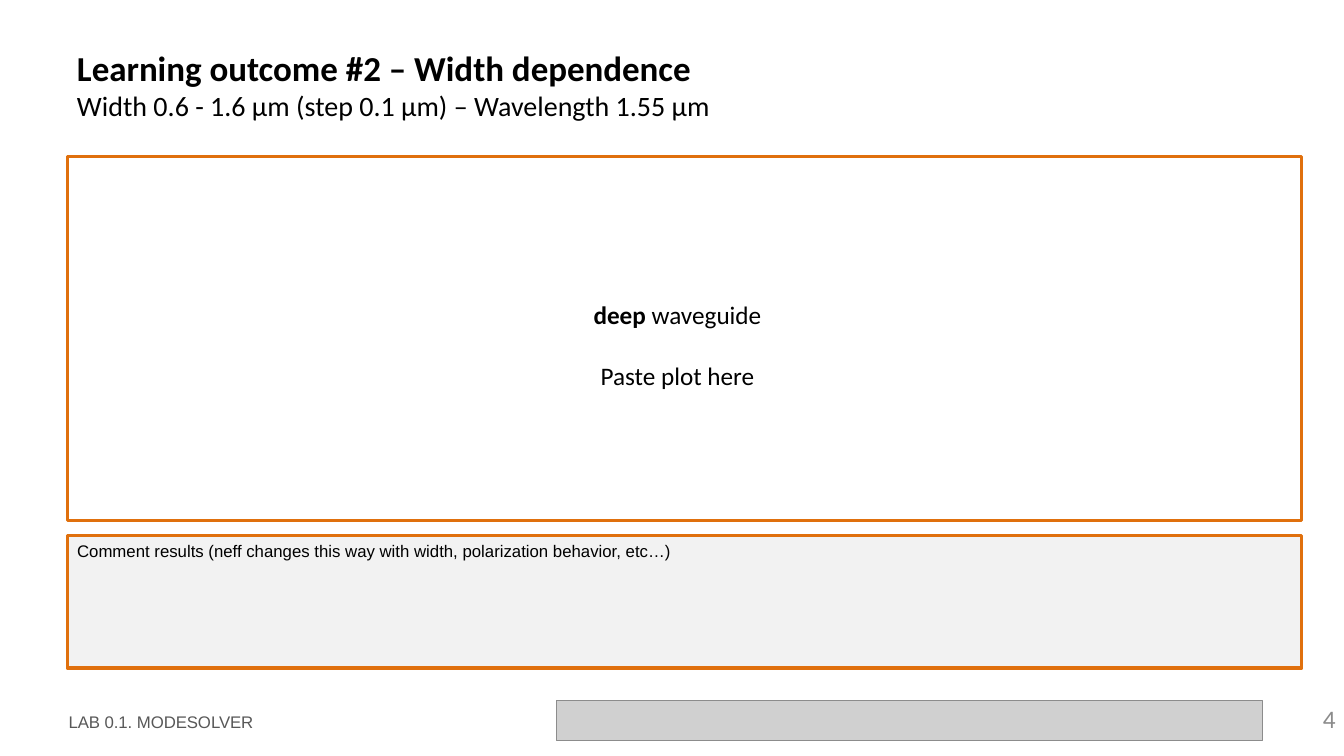
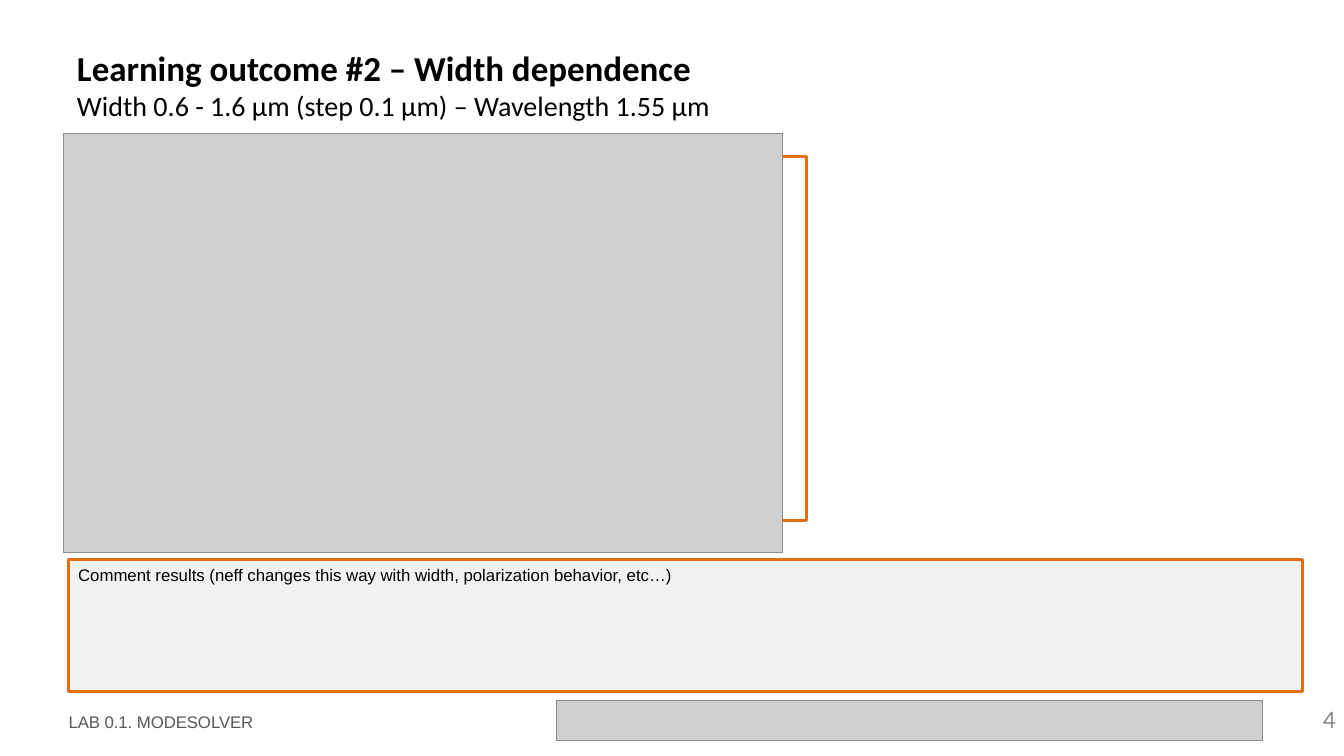
Before and after one commit to MariaJulve/pic-upv-lab1, a slide deck: slide 4 of LabBook_10.pptx. Drawn at 1344x756 pixels with LibreOffice and Linux fonts; fonts in the diff are those of the drawing; grey boxes stand for pictures; background and template pictures are left out. Boxes give left, top, right and bottom in pixels: in the first picture for what was removed or moved away, otherwise in the second. Text is boxed around its words. In the diff, an @@ line names an element or a change of style, - is before the commit and + after.

```diff
--- a/LabBook_10.pptx
+++ b/LabBook_10.pptx
@@ picture added at box(64, 134, 783, 554) @@
@@ rectangle: place and size @@
-rectangle at box(68, 156, 1303, 521)
+rectangle at box(68, 156, 807, 521)
@@ rectangle "Comment results (neff changes this ...": place and size @@
-rectangle "Comment results (neff changes this ..." at box(68, 536, 1303, 668)
+rectangle "Comment results (neff changes this ..." at box(69, 560, 1304, 692)
```
Also in this commit, not shown: 2 other slides changed, 1 slide added.
